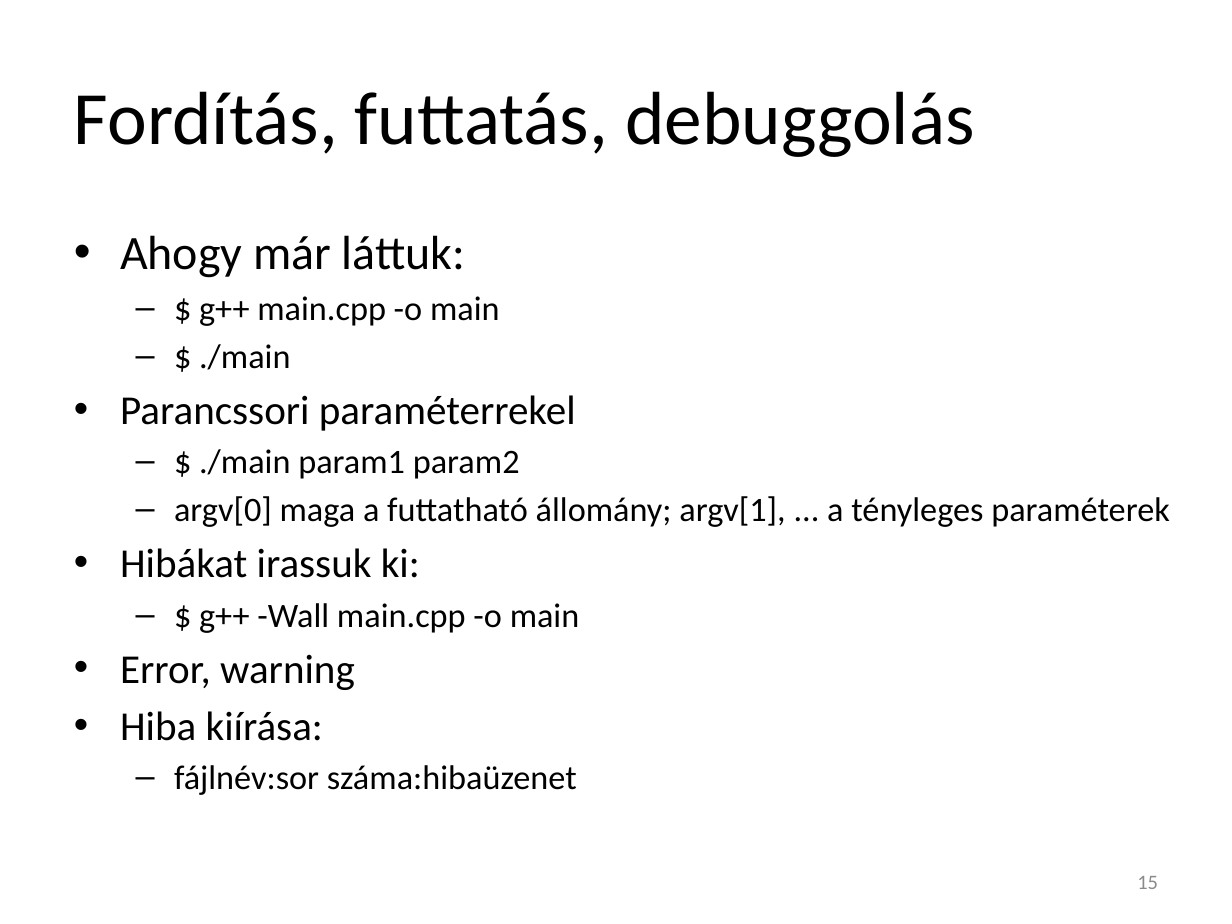
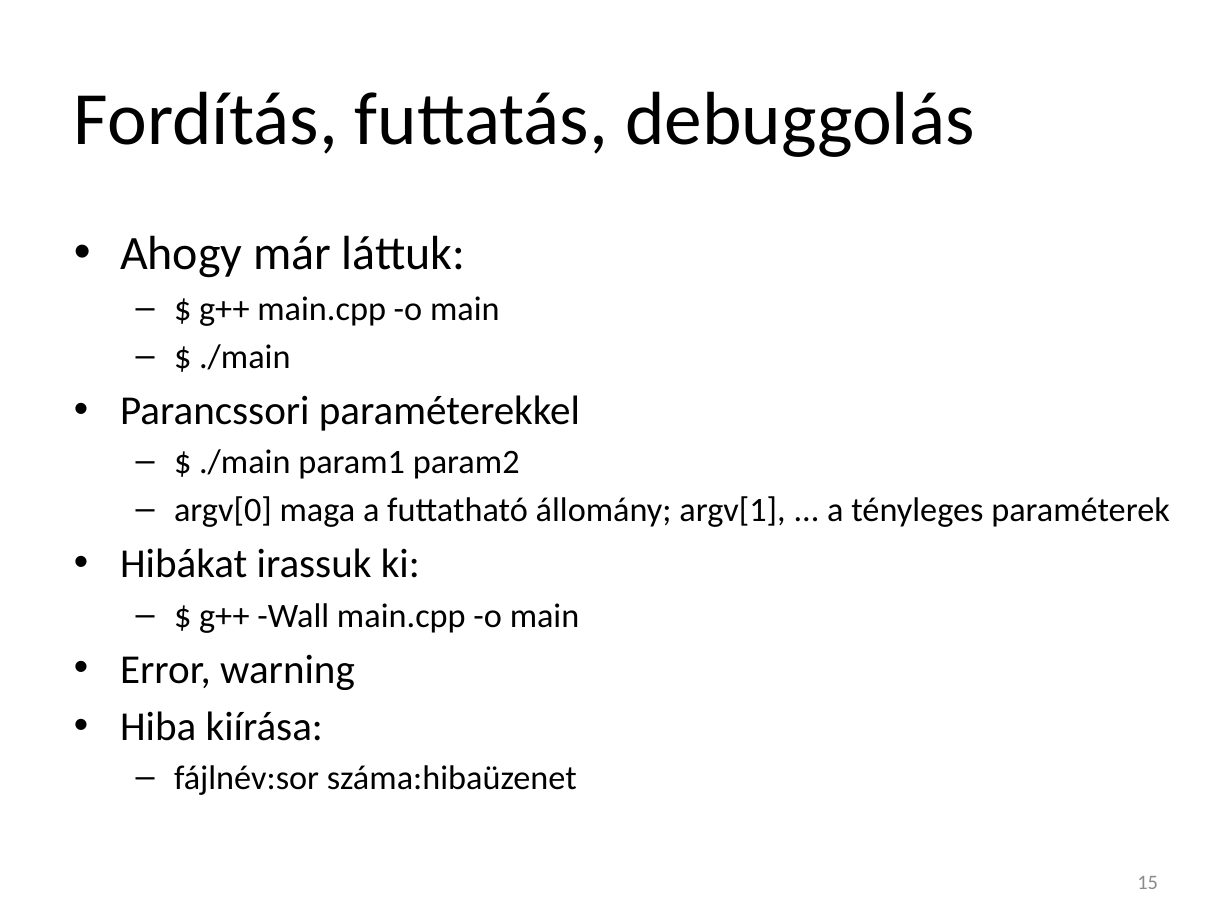
Before and after one commit to torokmark/cppgyak_jegyzet, a slide deck: slide 15 of programozasi_nyelvek_cpp_gyak01.pptx. Drawn at 1232x924 pixels with LibreOffice and Linux fonts; fonts in the diff are those of the drawing. Boxes give left, top, right and bottom in pixels: in the first picture for what was removed or moved away, otherwise in the second. Text is boxed around its words. In the diff, an @@ line names an element or a change of style, - is before the commit and + after.

Commit message:
Fixed: typos

```diff
--- a/programozasi_nyelvek_cpp_gyak01.pptx
+++ b/programozasi_nyelvek_cpp_gyak01.pptx
@@ text at (120,395,580,431): text changed @@
-• Parancssori paraméterrekel
+• Parancssori paraméterekkel
```
Also in this commit, not shown: 8 other slides changed.
